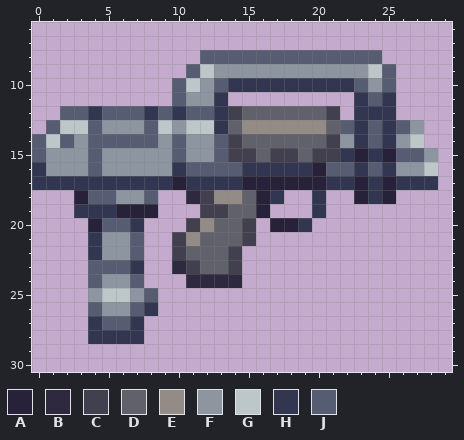
One commit to this pixel-art sprite: Resources/Textures/Objects/Weapons/Guns/SMGs/drozd.rsi/icon.png. The picture above was drawn from the file before the commit.
The file is 32x32 pixels. Shown: x 0..29, y 6..30.
Palette (. is transparent): A #272239  B #2f2940  C #423f4f  D #60616a  E #938c86  F #8d95a1  G #bdc7c9  H #333651  J #565c71
Pixels before, first column x 0:
 8 ............JJJJJJJJJJJJJ....
 9 ...........JGFFFFFFFFFFFGJ...
10 ..........JGFJHHHHHHHHHJFJ...
11 ..........JFFH.........HJH...
12 ..JJHJJJHJHJJHCDDDDDDC.HHH...
13 .JGGJFFFJGFGGHDEEEEEEDJHJHJF.
14 JGJFJJJJJFJFFJCDDDDDDCFHJHFG.
15 JFFFJFFFFFJFFJCCDCCDCCHAHAJJF
16 HFFFJFFFFFHJJJJHHHHHAJJHJHFFG
17 HHHHHHHHHHAHHHHAAAAAAHHAHAHHH
18 ...AJJFFJ..BCEEDAH..H..AHA...
19 ...HHHAAA...CCDDA...H........
20 ....AJJH...CEDDC.AAH.........
21 ....HFFJ..CEDDDC.............
22 ....HFFJ..CDDDC..............
23 ....JJJH..BCDDC..............
24 ....JFFJ...BBBB..............
25 ....FGGFJ....................
26 ....JFFJH....................
27 ....HJJH.....................
28 ....HHHH.....................
New version:
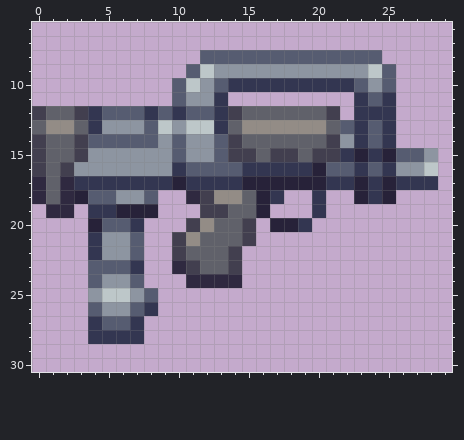
Edits made:
Changed rows in their new state; - is an unchanged pixel.
first column x 0:
12 CDDC------------------------
13 DEEDH---------------------..
14 CDDC----------------------..
15 CDDCF-----------------------
16 CDC-F-----------------------
17 BDB-------------------------
18 BDB-------------------------
19 -BB.------------------------
